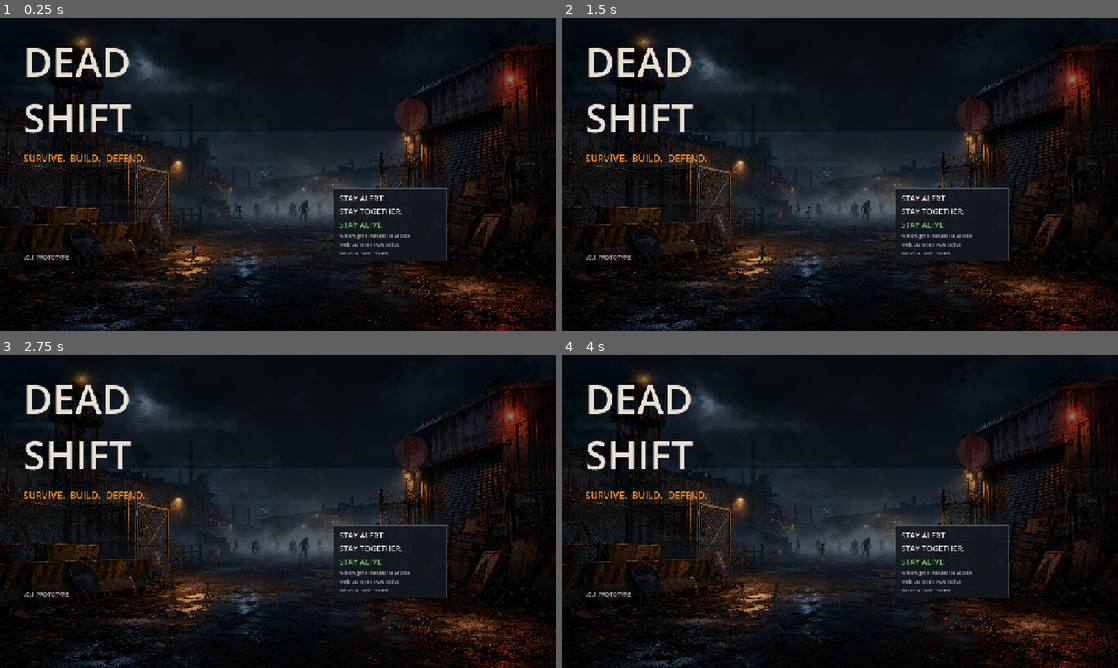
Above: before the commit, frames 1-4 (two rows, left to right).
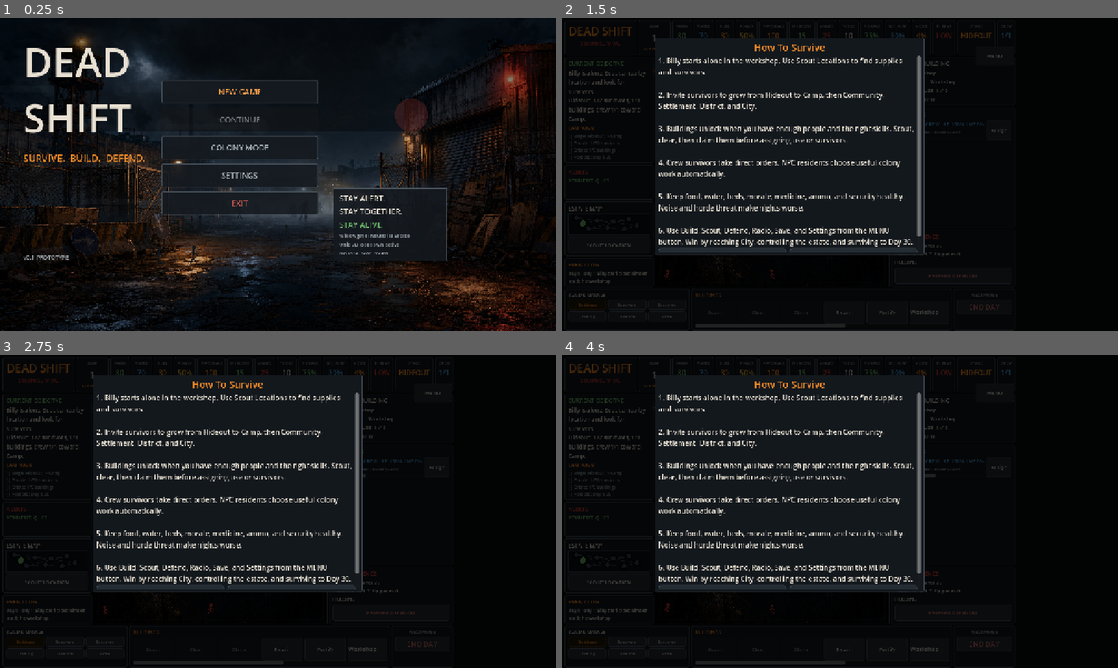
Above: after the commit, the same moments.

Repository: Robbed91/Dead-
Game: Godot game, scene res://scenes/MainMenu.tscn
Same seed, same stepped clock (60 frames per second), same inputs: the game is played once before the commit and once after it.
Inputs (mouse positions are in pixels of both pictures, inside the frame that each line leads up to):
- Up to frame 1 (0.25 s): no input
- Up to frame 2 (1.5 s): click (801, 93) at 0.5 s, where only the run after the commit has a clickable "NEW GAME"; click (723, 259) at 1.25 s, where only the run after the commit has a clickable "START"
- Up to frame 3 (2.75 s): click (161, 596) at 2 s, where only the run after the commit has a clickable "START"
- Up to frame 4 (4 s): click (851, 596) at 2.75 s, where only the run after the commit has a clickable "SHOW AGAIN LATER"; click (851, 596) at 3.5 s, where only the run after the commit has a clickable "SHOW AGAIN LATER"

The runs differ from the first frame. In frame 1, 2.4% of the frame differs, in the area x 29-58%, y 19-64%; in frame 2, 27%; in frame 3, 27%; in frame 4, 27%, in the area x 0-100%, y 2-100%.
Error before the commit: Parse Error: Static function "vibrate_handheld()" not found in base "GDScriptNativeClass". (res://scripts/FeedbackManager.gd:31)

Commit message:
Use Godot input vibration API

Diff:
--- a/scripts/FeedbackManager.gd
+++ b/scripts/FeedbackManager.gd
@@ -28,7 +28,7 @@
 func _vibrate(milliseconds: int) -> void:
 	if milliseconds <= 0:
 		return
-	DisplayServer.vibrate_handheld(milliseconds)
+	Input.vibrate_handheld(milliseconds)
 
 func _play_tone(frequency: float, duration: float, amplitude: float) -> void:
 	if player == null or not SaveManager.is_sound_enabled():
